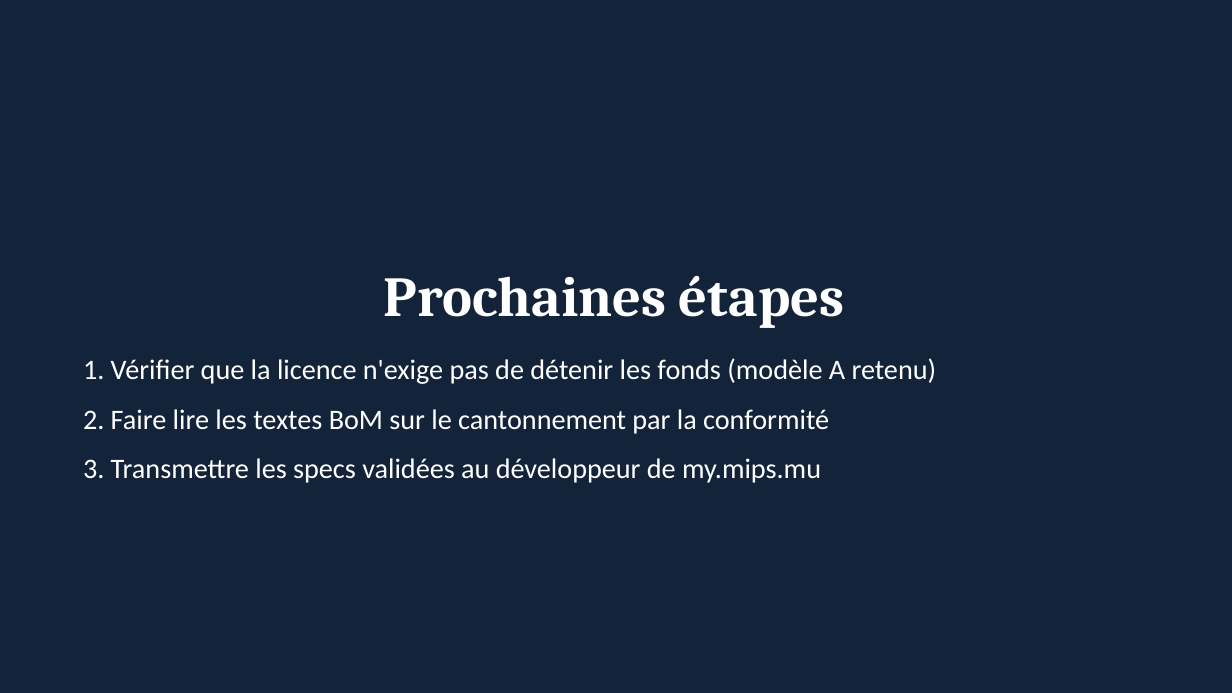
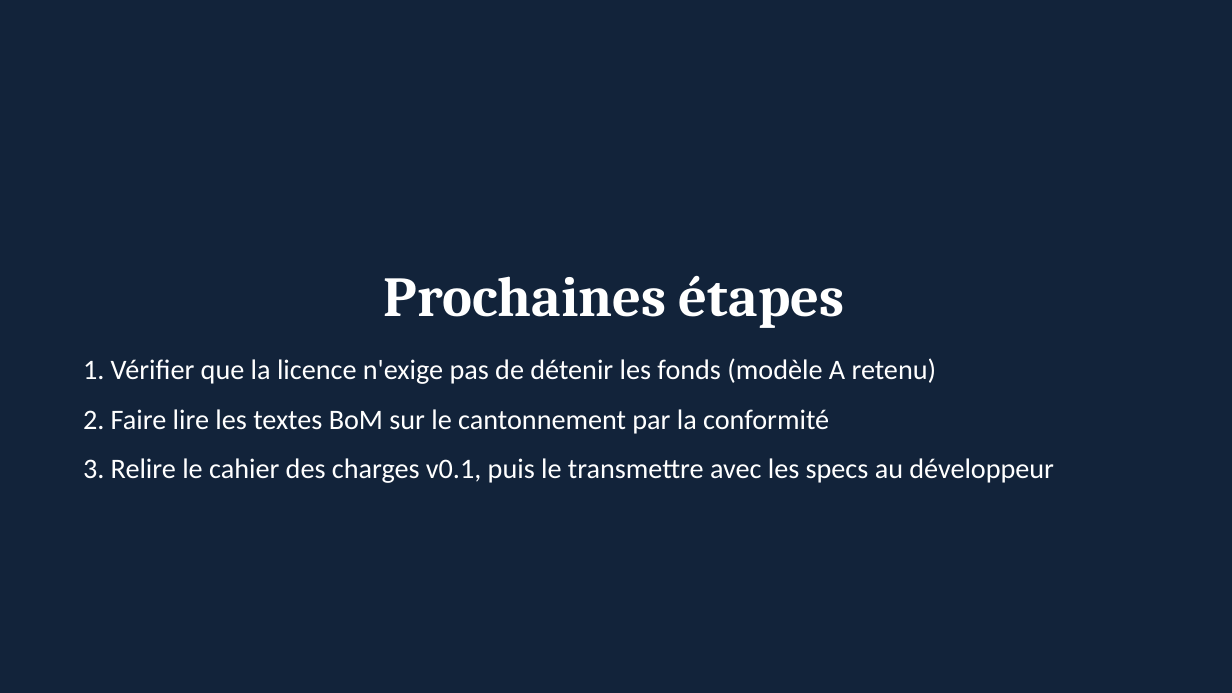
Before and after one commit to fmassonmips/mips-platform, a slide deck: slide 13 of outputs/recap/MIPS-recapitulatif.pptx (slide 12 before the commit). Drawn at 1232x693 pixels with LibreOffice and Linux fonts; fonts in the diff are those of the drawing. Boxes give left, top, right and bottom in pixels: in the first picture for what was removed or moved away, otherwise in the second. Text is boxed around its words. In the diff, an @@ line names an element or a change of style, - is before the commit and + after.

```diff
--- a/outputs/recap/MIPS-recapitulatif.pptx
+++ b/outputs/recap/MIPS-recapitulatif.pptx
@@ text at (83,458,1054,483): text changed @@
-3. Transmettre les specs validées au développeur de my.mips.mu
+3. Relire le cahier des charges v0.1, puis le transmettre avec les specs au développeur
```
Also in this commit, not shown: 4 other slides changed, 1 slide added, 1 other file.
